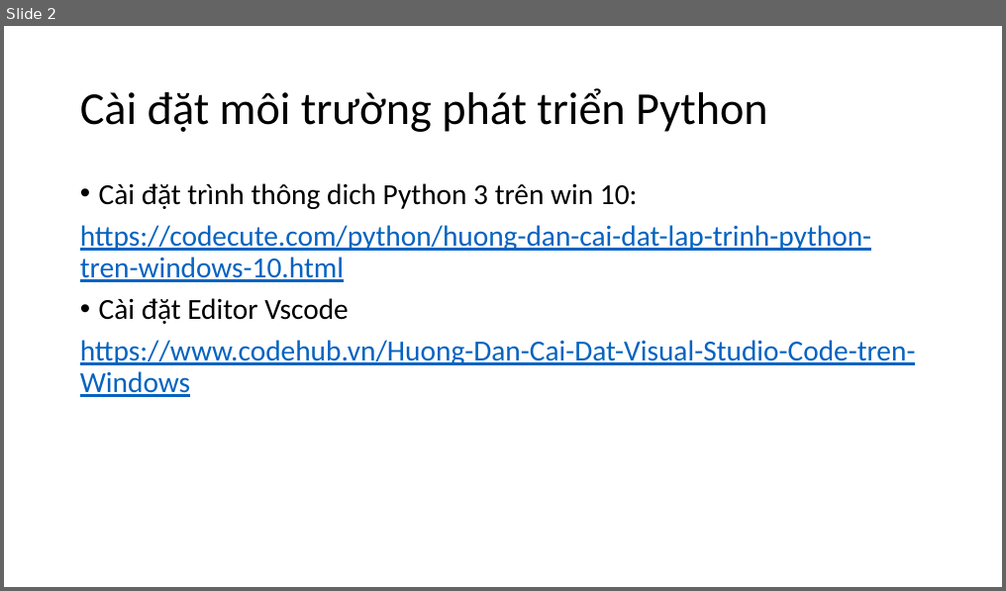
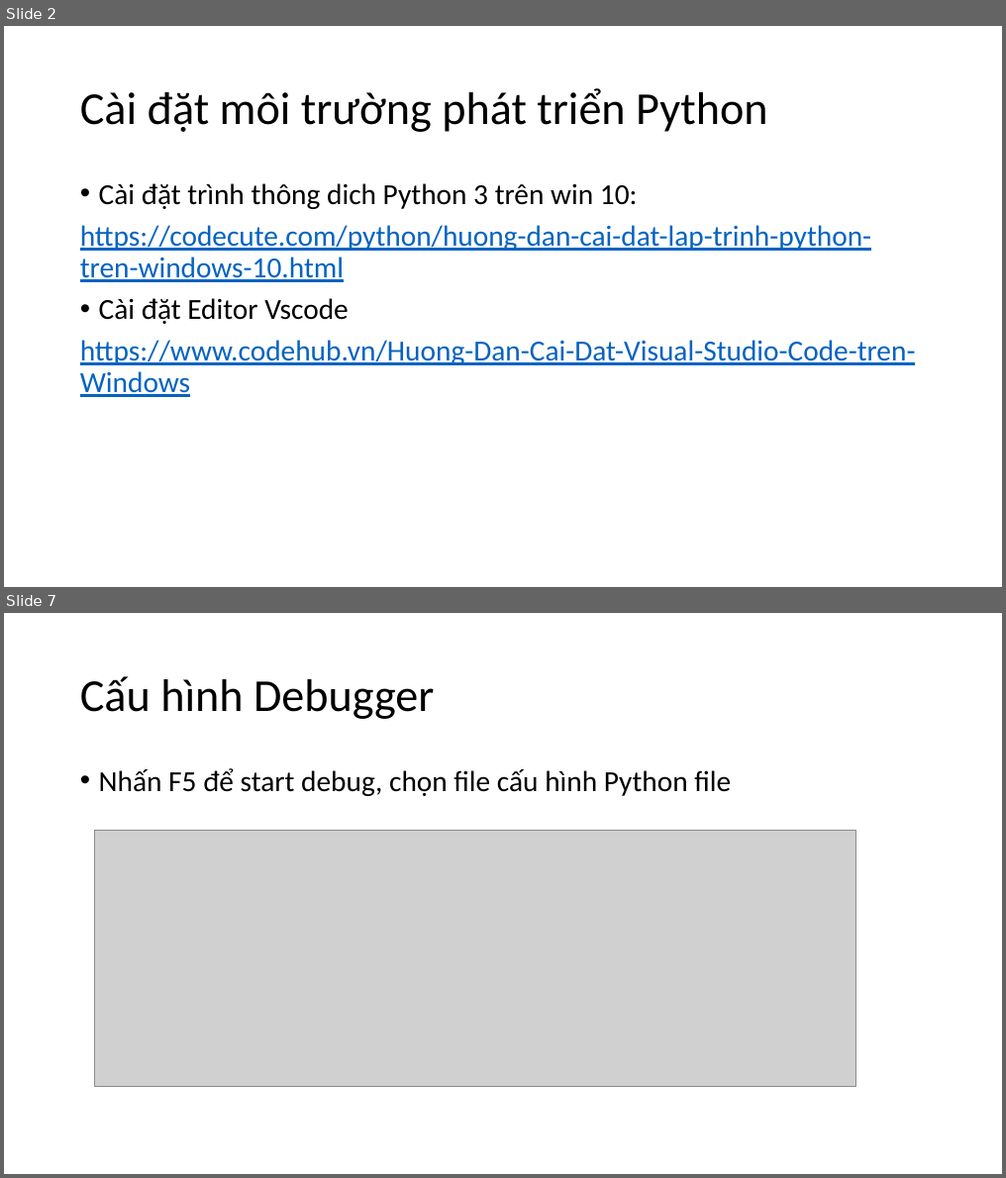
Before and after one commit to levinhhoang16/PyOpenCVCourse, a slide deck: Lecture/PythonCoban.pptx. Shown one above the other, each under a label of ours: slide 2 before the commit, slides 2 and 7 after it; the slides between them are not shown. The pictures are 1006x591 and 1006x1178 pixels, drawn with LibreOffice and Linux fonts; fonts in the diff are those of the drawing; grey boxes stand for pictures. Boxes give left, top, right and bottom in pixels: in the first picture for what was removed or moved away, otherwise in the second. Text is boxed around its words. In the diff, an @@ line names an element or a change of style, - is before the commit and + after.

```diff
--- a/Lecture/PythonCoban.pptx
+++ b/Lecture/PythonCoban.pptx
@@ slide 7 added at bbox=[4, 613, 1002, 1174], background #FFFFFF @@
@@ title added at bbox=[80, 676, 434, 719], 44 pt, text #000000 @@
+Cấu hình Debugger
@@ text added at bbox=[99, 768, 731, 796], 28 pt, text #000000 @@
+• Nhấn F5 để start debug, chọn file cấu hình Python file
@@ picture added at bbox=[94, 831, 856, 1087] @@
```
Also in this commit, not shown: 1 slide changed, 6 other slides added, 1 other file.
